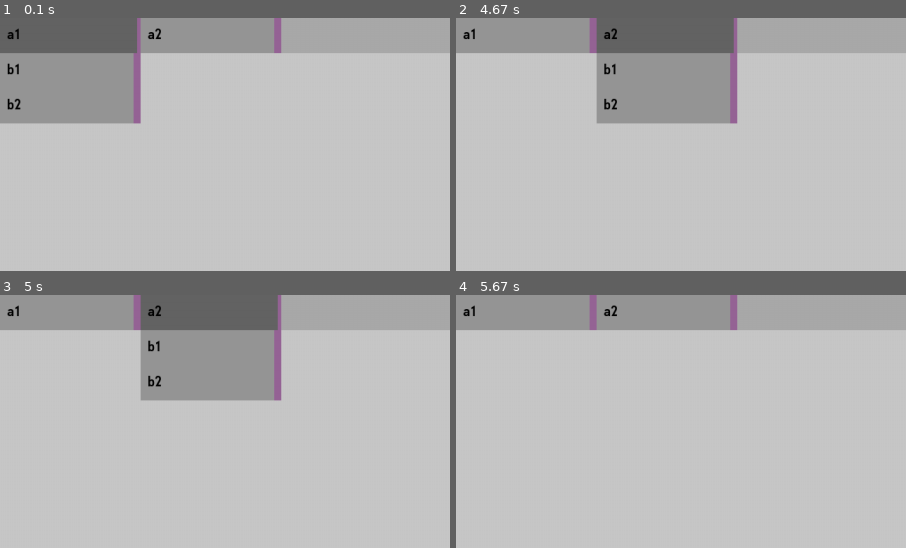
Above: before the commit, frames 1-4 (two rows, left to right).
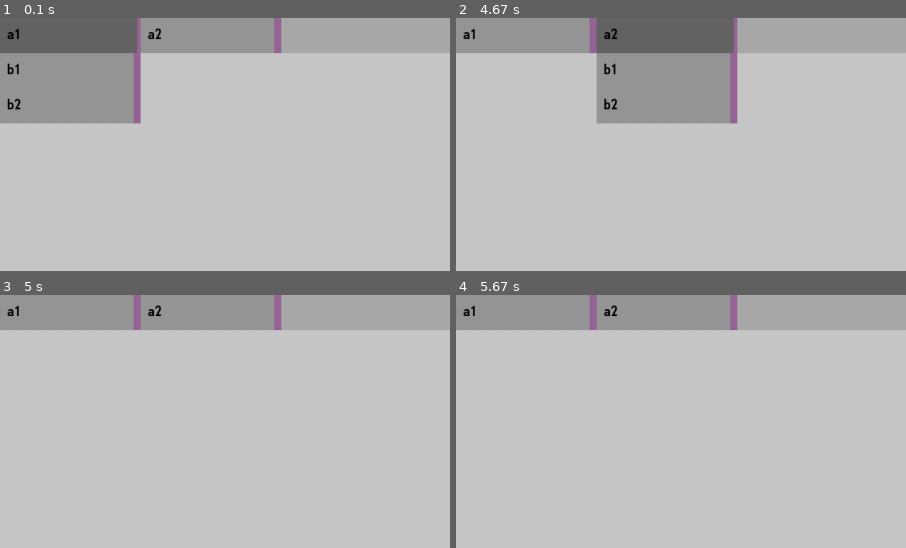
Above: after the commit, the same moments.

Repository: ExtraMobs/PyScratch
Game: pygame game, started from main.py
Same seed, same stepped clock (60 frames per second), same inputs: the game is played once before the commit and once after it.
Inputs (mouse positions are % of the whole screen's width and height, from its top left):
- Up to frame 1 (0.1 s): no input
- Up to frame 2 (4.67 s): press the mouse at (8, 17) at 0.37 s; move the mouse to (34, 52) at 0.47 s; release the mouse at (59, 86) at 0.6 s; click (8, 3) at 1.28 s; press the mouse at (8, 10) at 1.6 s; move the mouse to (24, 23) at 1.7 s; release the mouse at (41, 35) at 1.83 s; click (8, 3) at 2.52 s; press the mouse at (8, 10) at 2.83 s; move the mouse to (19, 11) at 2.93 s; release the mouse at (30, 12) at 3.07 s; press the mouse at (23, 24) at 3.17 s; move the mouse to (41, 28) at 3.27 s; release the mouse at (60, 32) at 3.4 s; click (23, 3) at 4.65 s
- Up to frame 3 (5 s): press the mouse at (39, 24) at 4.97 s
- Up to frame 4 (5.67 s): move the mouse to (28, 32) at 5.07 s; release the mouse at (17, 39) at 5.2 s
The pictures show only the part of the screen within x 0-50%, y 0-50%; the shares and areas given below are measured in that part.

Frames 1-2 are identical in both runs. In frame 3, 13% of the frame differs, in the area x 31-63%, y 0-42%; in frame 4, nothing differs.

Commit message:
'TreeNode' recursivo part 6
Começo do sistema de chamada de função. Otimização no sistema de nós, os filhos que eram pra estar inativos ainda estavam executando o 'Option.update', adicionei a dependência da variável 'self.active' para executar a função completa.

Diff:
--- a/menubar.py
+++ b/menubar.py
@@ -57,44 +57,47 @@
     def update(self):
         super().update()
 
-        index = self.parent.children.index(self)
-        if self.top:
-            if index == 0:
-                menubar = self.parent.parent
-                self.rect.x = menubar.rect.x
-                self.rect.y = menubar.rect.y
+        if self.active:
+            if self.top:
+                if self.priority == 0:
+                    menubar = self.parent.parent
+                    self.rect.x = menubar.rect.x
+                    self.rect.y = menubar.rect.y
+                else:
+                    last_opt = self.parent.children[self.priority - 1]
+                    self.rect.x = last_opt.rect.right
+                    self.rect.y = last_opt.rect.y
             else:
-                last_opt = self.parent.children[index - 1]
-                self.rect.x = last_opt.rect.right
-                self.rect.y = last_opt.rect.y
-        else:
-            if index == 0:
-                if self.parent.top:
-                    self.rect.x = self.parent.rect.x
-                    self.rect.y = self.parent.rect.bottom
+                if self.priority == 0:
+                    if self.parent.top:
+                        self.rect.x = self.parent.rect.x
+                        self.rect.y = self.parent.rect.bottom
+                    else:
+                        self.rect.x = self.parent.rect.right
+                        self.rect.y = self.parent.rect.y
                 else:
-                    self.rect.x = self.parent.rect.right
-                    self.rect.y = self.parent.rect.y
+                    last_opt = self.parent.children[self.priority - 1]
+                    self.rect.x = last_opt.rect.x
+                    self.rect.y = last_opt.rect.bottom
+            if self.rect.collidepoint(self.program.devices.mouse.pos):
+                if self.program.devices.mouse.get_pressed_in_frame(pygame.BUTTON_LEFT):
+                    if not self.function is None:
+                        self.function()
+                self.surface = self.surface_selected
+                self.__tree_selected = True
             else:
-                last_opt = self.parent.children[index - 1]
-                self.rect.x = last_opt.rect.x
-                self.rect.y = last_opt.rect.bottom
-
-        if self.rect.collidepoint(self.program.devices.mouse.pos):
-            self.surface = self.surface_selected
-            self.__tree_selected = True
-        else:
-            self.__tree_selected = False
-
-        if self.selected and not self.tree_selected:
-            self.surface = self.surface_idle
-
-        if self.selected:
-            self.set_active_children(True)
-            self.set_visible_children(True)
-        elif self.idle:
-            self.set_active_children(False)
-            self.set_visible_children(False)
+                self.__tree_selected = False
+
+            if self.selected and not self.tree_selected:
+                self.surface = self.surface_idle
+                self.__tree_selected = False
+
+            if self.selected:
+                self.set_active_children(True)
+                self.set_visible_children(True)
+            elif self.idle:
+                self.set_active_children(False)
+                self.set_visible_children(False)
 
     def prepare_surface(self):
         font = resources.fonts.get_from_file_buffer(20, "MonoFonto")
